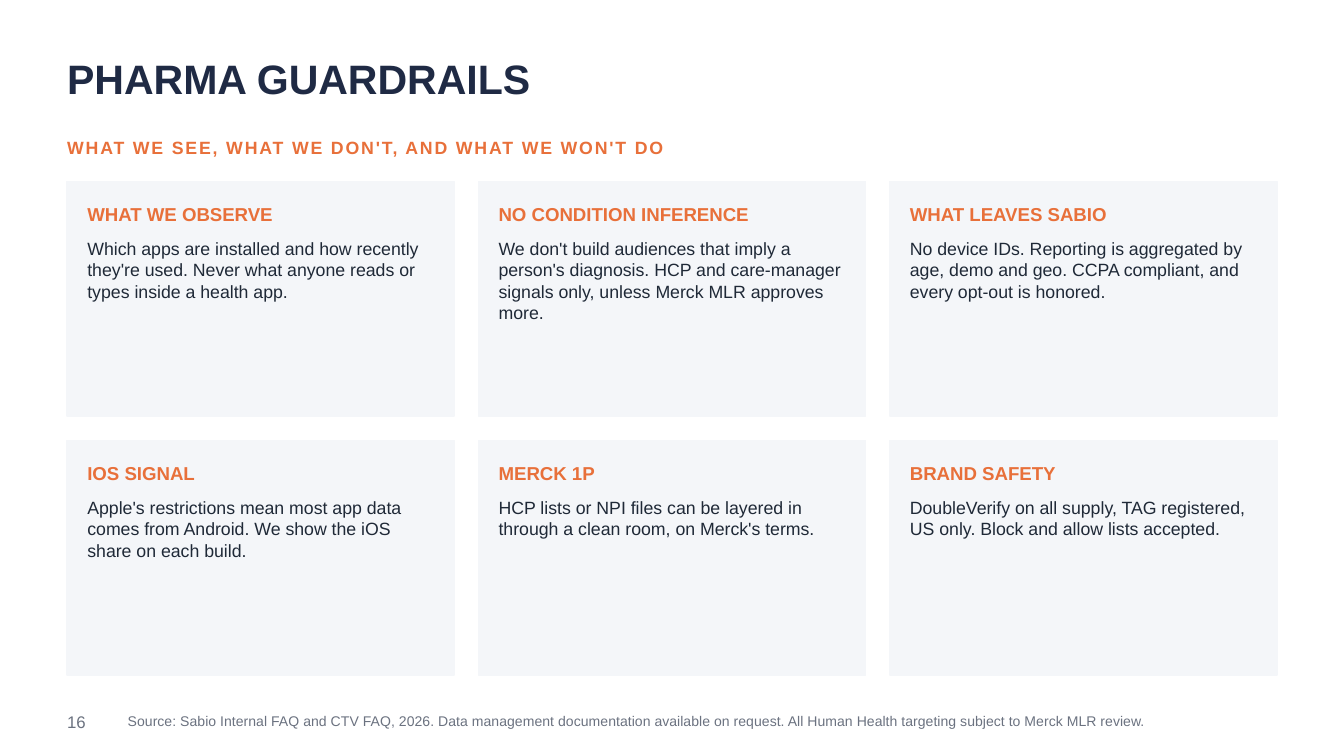
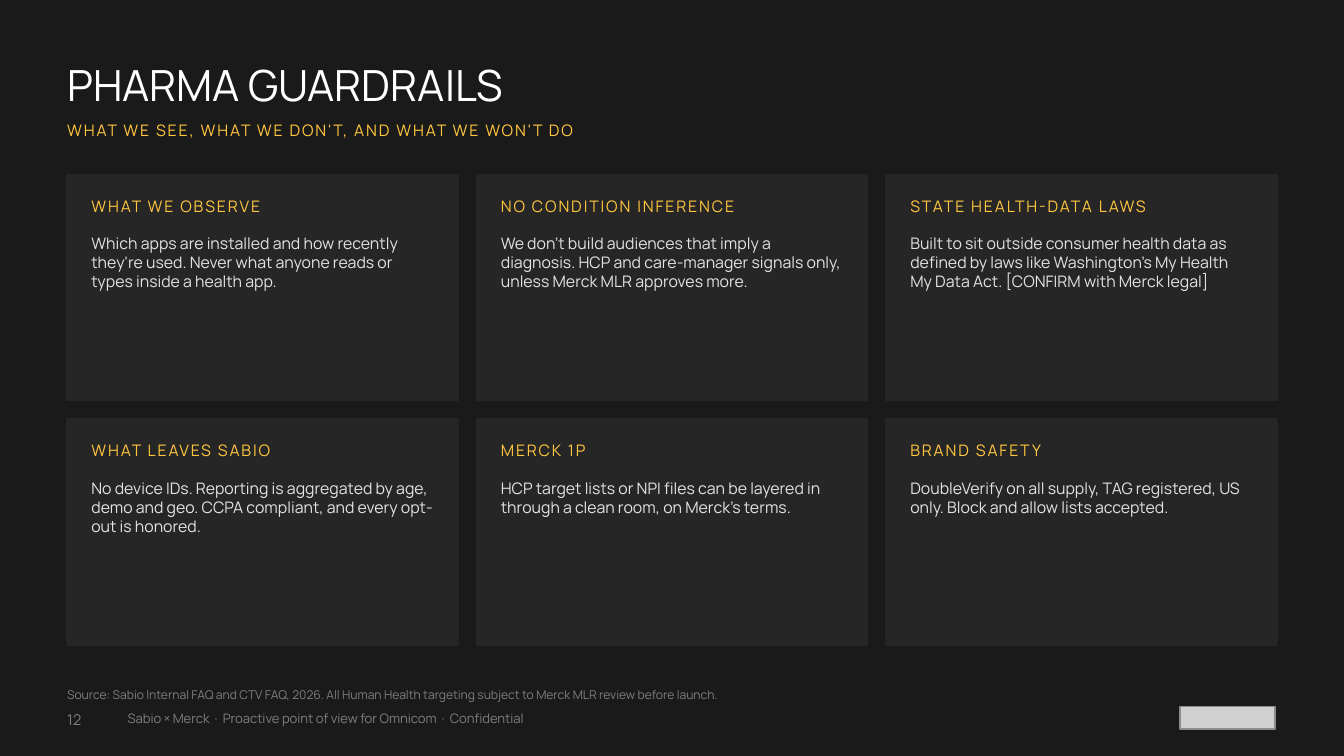
Before and after one commit to benjaminbring-cloud/Sabio-Deck-Builders-, a slide deck: slide 12 of weeks/2026-09-28/decks/Sabio_Merck_Omnicom_Deals_9.30.26.pptx (slide 16 before the commit). Drawn at 1344x756 pixels with LibreOffice and Linux fonts; fonts in the diff are those of the drawing; grey boxes stand for pictures. Boxes give left, top, right and bottom in pixels: in the first picture for what was removed or moved away, otherwise in the second. Text is boxed around its words. In the diff, an @@ line names an element or a change of style, - is before the commit and + after.

```diff
--- a/weeks/2026-09-28/decks/Sabio_Merck_Omnicom_Deals_9.30.26.pptx
+++ b/weeks/2026-09-28/decks/Sabio_Merck_Omnicom_Deals_9.30.26.pptx
@@ background #FFFFFF to #1A1A1A @@
@@ text "PHARMA GUARDRAILS" at [67, 69, 504, 102]: size 22 to 23 pt, font Arial to Manrope, text colour #1F2A44 to #FFFFFF, bold off; vertical alignment top to middle @@
@@ text "WHAT WE SEE, WHAT WE ...": place and size @@
-text "WHAT WE SEE, WHAT WE ..." at [522, 141, 626, 154]
+text "WHAT WE SEE, WHAT WE ..." at [333, 124, 542, 138]
@@ text "WHAT WE SEE, WHAT WE ..." at [333, 124, 542, 138]: size 9.5 to 8.5 pt, font Arial to Manrope, text colour #E8703A to #FFC63E, bold off; vertical alignment middle to top @@
@@ rectangle: place and size @@
-rectangle at [67, 181, 454, 417]
+rectangle at [67, 175, 458, 401]
@@ rectangle: place and size @@
-rectangle at [478, 181, 866, 417]
+rectangle at [477, 175, 868, 401]
@@ rectangle: place and size @@
-rectangle at [890, 181, 1277, 417]
+rectangle at [886, 175, 1277, 401]
@@ text added at [910, 196, 1253, 226], 8.5 pt, text #FFC63E @@
+STATE HEALTH-DATA LAWS
@@ text at [501, 237, 841, 291]: text changed; size 9.5 to 8.5 pt; font Arial to Manrope; text colour #1F2937 to #E3E3E3 @@
-We don't build audiences that imply a person's diagnosis. HCP and care-manager signals only, unless Merck MLR approves more.
+We don't build audiences that imply a diagnosis. HCP and care-manager signals only, unless Merck MLR approves more.
@@ text added at [910, 237, 1228, 291], 8.5 pt, text #E3E3E3 @@
+Built to sit outside consumer health data as defined by laws like Washington's My Health My Data Act. [CONFIRM with Merck legal]
@@ rectangle: place and size @@
-rectangle at [67, 441, 454, 676]
+rectangle at [67, 419, 458, 645]
@@ rectangle: place and size @@
-rectangle at [478, 441, 866, 676]
+rectangle at [477, 419, 868, 645]
@@ fill #F4F6F9 to #262626; outline #F4F6F9 1 pt to #262626 1 pt in 6 elements at [477, 175, 868, 401], [67, 175, 458, 401], [886, 175, 1277, 401], [477, 419, 868, 645], [67, 419, 458, 645], [886, 419, 1277, 645] @@
@@ rectangle: place and size @@
-rectangle at [890, 441, 1277, 676]
+rectangle at [886, 419, 1277, 645]
@@ size 10 to 8.5 pt, font Arial to Manrope, text colour #E8703A to #FFC63E, letter spacing 0 to 1 pt, bold off; vertical alignment middle to top in 5 elements at [501, 200, 734, 213], [91, 196, 434, 226], [501, 444, 586, 457], [910, 444, 1041, 457], [91, 441, 434, 470] @@
@@ text "WHAT LEAVES SABIO": place and size @@
-text "WHAT LEAVES SABIO" at [910, 208, 1107, 221]
+text "WHAT LEAVES SABIO" at [91, 441, 434, 470]
@@ text "MERCK 1P": place and size @@
-text "MERCK 1P" at [499, 467, 595, 480]
+text "MERCK 1P" at [501, 444, 586, 457]
@@ text "BRAND SAFETY": place and size @@
-text "BRAND SAFETY" at [910, 467, 1055, 480]
+text "BRAND SAFETY" at [910, 444, 1041, 457]
@@ text removed at [87, 467, 195, 480] @@
-IOS SIGNAL
@@ size 9.5 to 8.5 pt, font Arial to Manrope, text colour #1F2937 to #E3E3E3 in 3 elements at [91, 237, 398, 291], [910, 482, 1239, 517], [91, 482, 433, 532] @@
@@ text "No device IDs. Reporting is ...": place and size @@
-text "No device IDs. Reporting is ..." at [910, 242, 1242, 302]
+text "No device IDs. Reporting is ..." at [91, 482, 433, 532]
@@ text "DoubleVerify on all supply, TAG ...": place and size @@
-text "DoubleVerify on all supply, TAG ..." at [910, 501, 1245, 539]
+text "DoubleVerify on all supply, TAG ..." at [910, 482, 1239, 517]
@@ text removed at [87, 501, 401, 557] @@
-Apple's restrictions mean most app data comes from Android. We show the iOS share on each build.
@@ text at [501, 482, 820, 517]: text changed; size 9.5 to 8.5 pt; font Arial to Manrope; text colour #1F2937 to #E3E3E3 @@
-HCP lists or NPI files can be layered in through a clean room, on Merck's terms.
+HCP target lists or NPI files can be layered in through a clean room, on Merck's terms.
@@ text "Source: Sabio Internal FAQ and ..." at [67, 690, 718, 702]: vertical alignment middle to bottom @@
@@ text at [67, 690, 718, 702]: text changed; size 7.5 to 6.5 pt; font Arial to Manrope; text colour #6B7280 to #7E7E7E @@
-Source: Sabio Internal FAQ and CTV FAQ, 2026. Data management documentation available on request. All Human Health targeting subject to Merck MLR review.
+Source: Sabio Internal FAQ and CTV FAQ, 2026. All Human Health targeting subject to Merck MLR review before launch.
@@ text removed at [67, 716, 86, 728] @@
-16
@@ text added at [67, 714, 81, 725], 8 pt, text #7E7E7E @@
+12
@@ text added at [128, 713, 524, 726], 7 pt, text #7E7E7E @@
+Sabio × Merck · Proactive point of view for Omnicom · Confidential
@@ picture added at [1180, 706, 1275, 728] @@
```
Also in this commit, not shown: 6 other slides changed, 8 slides added, 13 slides removed, 9 other files.
